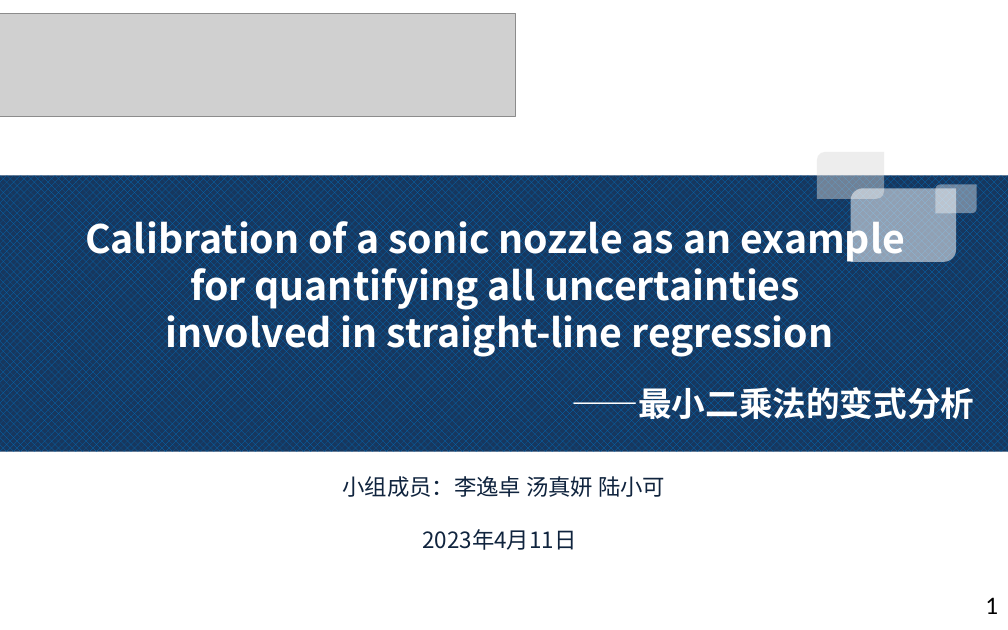
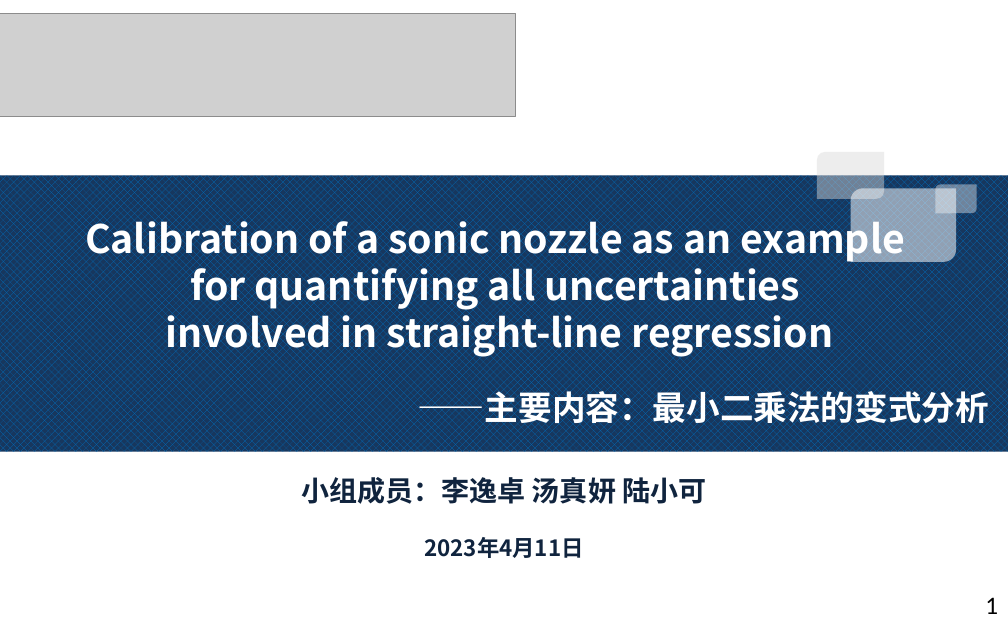
Before and after one commit to augusto-13/ErrorTheory_discussion_ppt, a slide deck: slide 1 of 2023-4-9.pptx. Drawn at 1008x630 pixels with LibreOffice and Linux fonts; fonts in the diff are those of the drawing; grey boxes stand for pictures. Boxes give left, top, right and bottom in pixels: in the first picture for what was removed or moved away, otherwise in the second. Text is boxed around its words. In the diff, an @@ line names an element or a change of style, - is before the commit and + after.

```diff
--- a/2023-4-9.pptx
+++ b/2023-4-9.pptx
@@ text at (x1=418, y1=389, x2=989, y2=428): text changed @@
-——最小二乘法的变式分析
+——主要内容：最小二乘法的变式分析
@@ text "小组成员：李逸卓 汤真妍 陆小可" moved from (x1=343, y1=476, x2=665, y2=497) to (x1=301, y1=477, x2=706, y2=504) @@
@@ text "小组成员：李逸卓 汤真妍 陆小可" at (x1=301, y1=477, x2=706, y2=504): size 16 to 20 pt, bold on @@
@@ text "2023年4月11日" moved from (x1=423, y1=529, x2=577, y2=550) to (x1=424, y1=537, x2=583, y2=558) @@
@@ text "2023年4月11日" at (x1=424, y1=537, x2=583, y2=558): bold on @@
```
Also in this commit, not shown: 2 other slides changed, 6 slides added, 4 slides removed.
